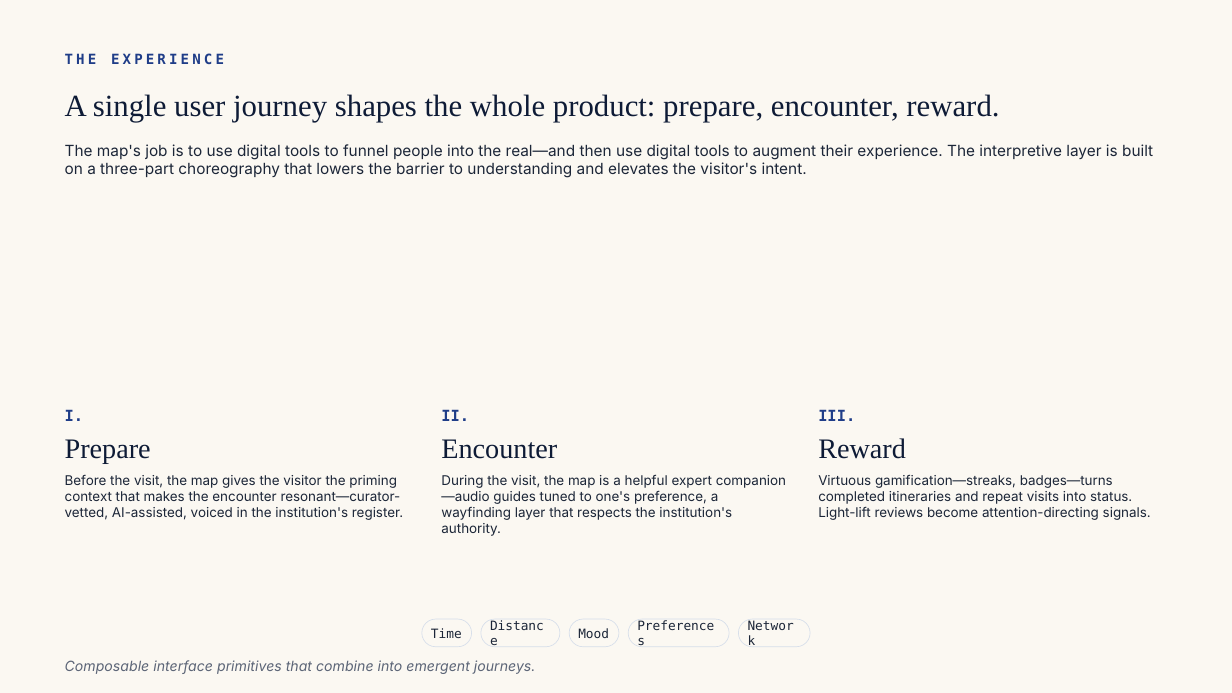
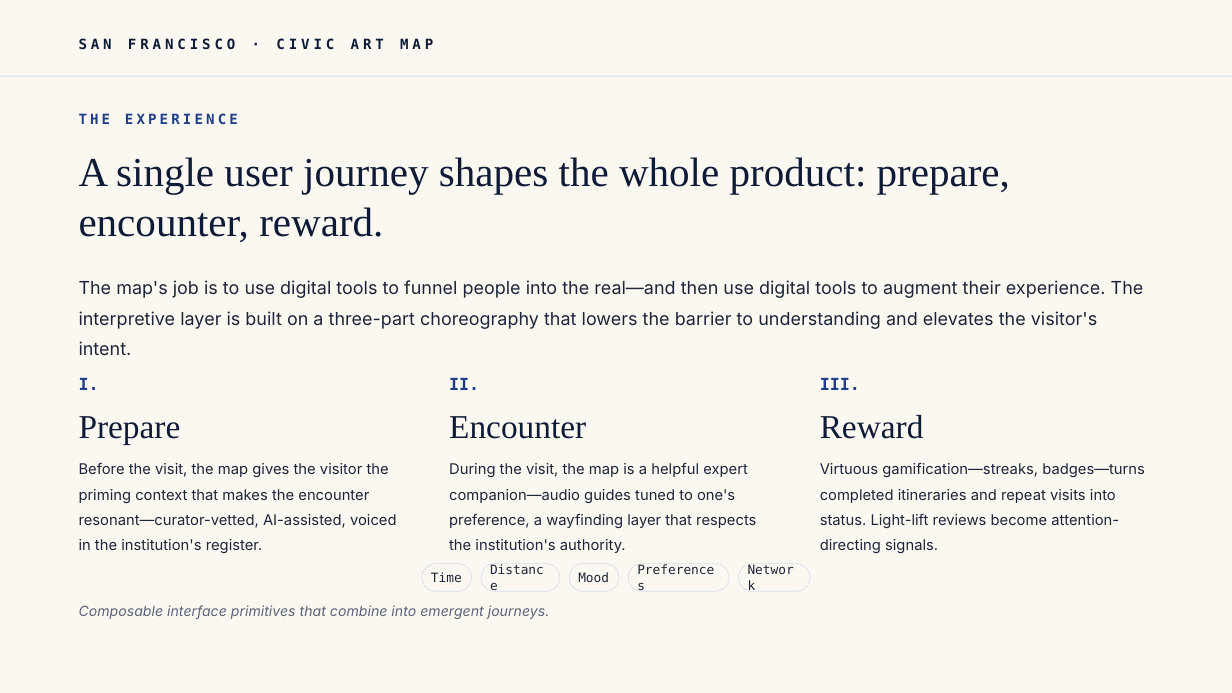
Before and after one commit to amgoldstein6/sf-civic-art-map, a slide deck: slide 6 of sf-civic-art-map.pptx. Drawn at 1232x693 pixels with LibreOffice and Linux fonts; fonts in the diff are those of the drawing. Boxes give left, top, right and bottom in pixels: in the first picture for what was removed or moved away, otherwise in the second. Text is boxed around its words. In the diff, an @@ line names an element or a change of style, - is before the commit and + after.

```diff
--- a/sf-civic-art-map.pptx
+++ b/sf-civic-art-map.pptx
@@ text added at (x1=79, y1=38, x2=433, y2=50), 11 pt, text #0E1B36, bold @@
+SAN FRANCISCO · CIVIC ART MAP
@@ rectangle added at (x1=0, y1=76, x2=1232, y2=77), fill #D6DEEA @@
@@ text "THE EXPERIENCE" moved from (x1=65, y1=53, x2=1153, y2=178) to (x1=79, y1=113, x2=1144, y2=329) @@
@@ text at (x1=79, y1=157, x2=1144, y2=329): size 24 to 32 pt in "A single user journey shapes the whole ..."; size 12 to 14 pt in "The map's job is to use digital ..."; line spacing 1 to 1.42; less space between paragraphs @@
@@ text "I." moved from (x1=65, y1=409, x2=403, y2=520) to (x1=79, y1=378, x2=397, y2=553) @@
@@ text "I." at (x1=79, y1=378, x2=397, y2=553): size 12 to 13 pt in "I."; size 22 to 26 pt in "Prepare"; size 10.5 to 11.5 pt; line spacing 1 to 1.14; line spacing 1 to 1.42 @@
@@ text "II." moved from (x1=441, y1=409, x2=786, y2=536) to (x1=449, y1=378, x2=756, y2=553) @@
@@ text "II." at (x1=449, y1=378, x2=756, y2=553): size 12 to 13 pt in "II."; size 22 to 26 pt in "Encounter"; size 10.5 to 11.5 pt; line spacing 1 to 1.14; line spacing 1 to 1.42 @@
@@ text "III." moved from (x1=818, y1=409, x2=1151, y2=520) to (x1=820, y1=378, x2=1145, y2=553) @@
@@ text "III." at (x1=820, y1=378, x2=1145, y2=553): size 12 to 13 pt in "III."; size 22 to 26 pt in "Reward"; size 10.5 to 11.5 pt; line spacing 1 to 1.14; line spacing 1 to 1.42 @@
@@ 5 rounded rectangles moved together from (x1=422, y1=619, x2=811, y2=647) to (x1=422, y1=564, x2=811, y2=592) @@
@@ text "Composable interface primitives that combine ..." moved from (x1=65, y1=660, x2=535, y2=674) to (x1=79, y1=605, x2=549, y2=619) @@
```
Also in this commit, not shown: 8 other slides changed, 1 slide added, 1 slide removed, 1 other file.
